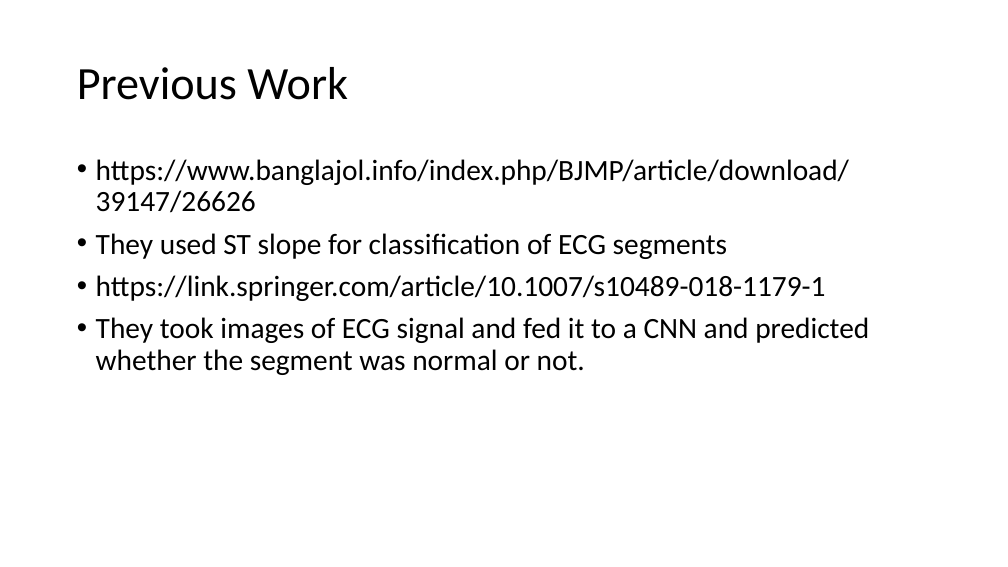
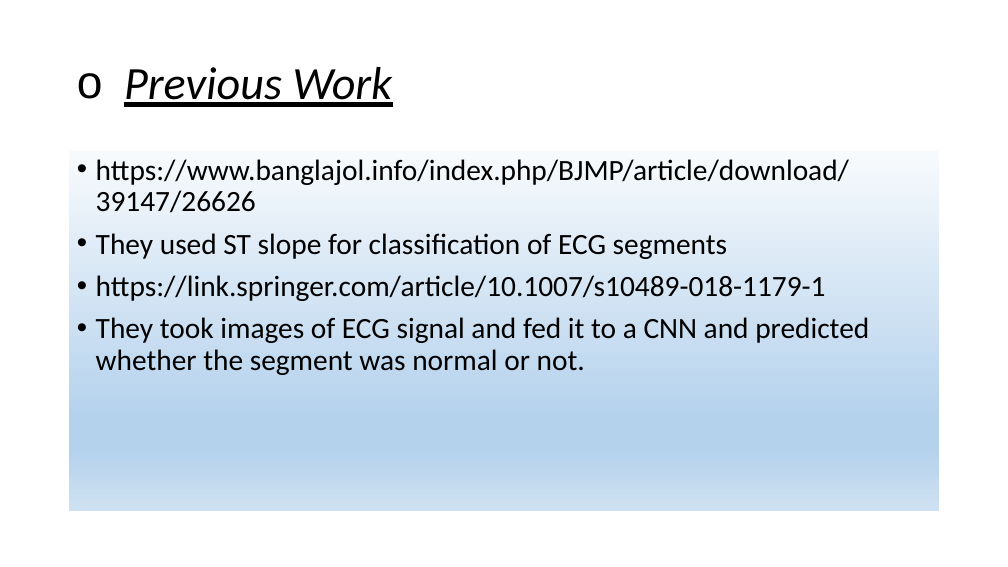
Before and after one commit to SubrataSarkar32/myocardial-ischaemia-detect, a slide deck: slide 9 of 8thsem_ECG signal for mycardial ischaemia and build solution to classify ECG.pptx (slide 6 before the commit). Drawn at 1008x567 pixels with LibreOffice and Linux fonts; fonts in the diff are those of the drawing. Boxes give left, top, right and bottom in pixels: in the first picture for what was removed or moved away, otherwise in the second. Text is boxed around its words. In the diff, an @@ line names an element or a change of style, - is before the commit and + after.

```diff
--- a/8thsem_ECG signal for mycardial ischaemia and build solution to classify ECG.pptx
+++ b/8thsem_ECG signal for mycardial ischaemia and build solution to classify ECG.pptx
@@ title "Previous Work" at (124,67,393,107): italic on, underline on; bullet none to o @@
@@ text "https://www.banglajol.info/index.php/BJMP/article/download/3 ...": place and size @@
-text "https://www.banglajol.info/index.php/BJMP/article/download/3 ..." at (96,159,869,375)
+text "https://www.banglajol.info/index.php/BJMP/article/download/3 ..." at (70,151,939,511)
@@ text "https://www.banglajol.info/index.php/BJMP/article/download/3 ..." at (70,151,939,511): fill none to gradient #F7FAFD to #B5D2EC to #CEE1F2 @@
```
Also in this commit, not shown: 10 other slides changed, 15 slides added, 5 other files.
